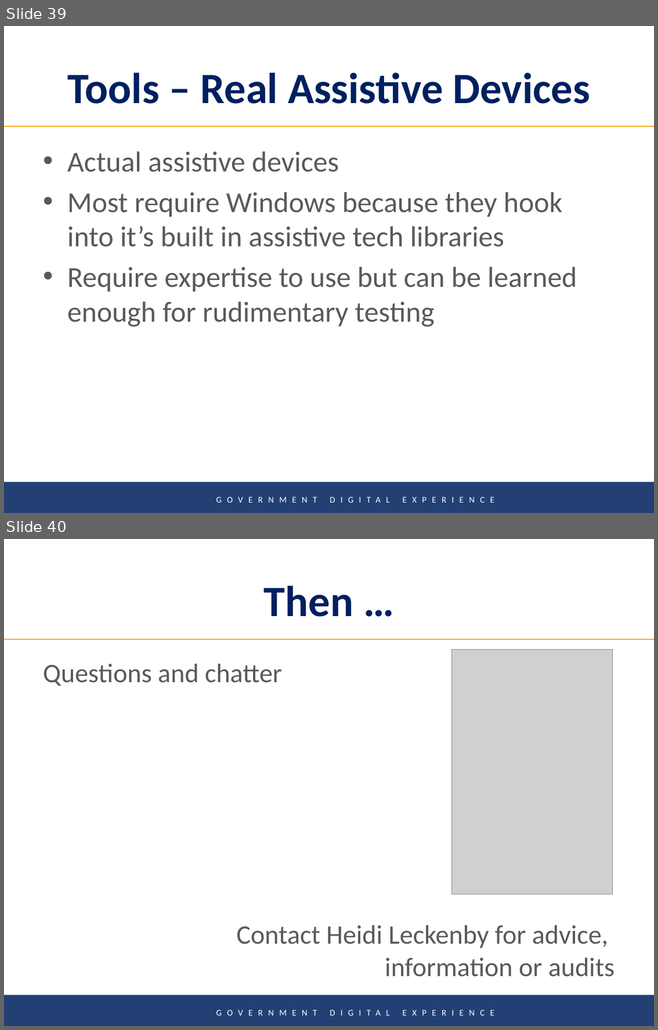
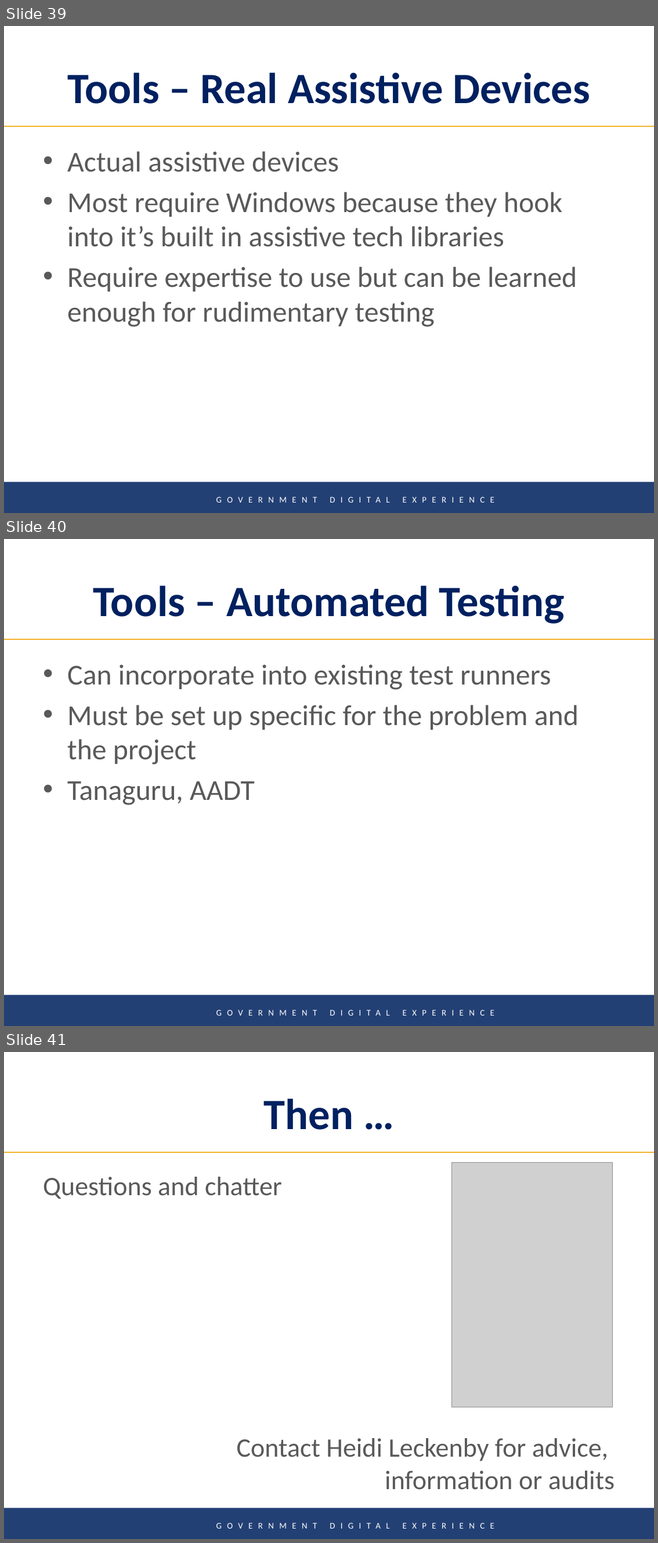
Before and after one commit to Gavin-McLeod/Accessibility-presentation, a slide deck: Digital Product Innovation in the Public Service-TRAN-hl.pptx. Shown one above the other, each under a label of ours: slides 39 and 40 before the commit, slides 39, 40 and 41 after it. The pictures are 658x1030 and 658x1543 pixels, drawn with LibreOffice and Linux fonts; fonts in the diff are those of the drawing; grey boxes stand for pictures; background and template pictures are left out. Boxes give left, top, right and bottom in pixels: in the first picture for what was removed or moved away, otherwise in the second. Text is boxed around its words. In the diff, an @@ line names an element or a change of style, - is before the commit and + after.

Commit message:
Activity in Gov - added mention of Secretariat Tools – Automated Testing - added this slide

```diff
--- a/Digital Product Innovation in the Public Service-TRAN-hl.pptx
+++ b/Digital Product Innovation in the Public Service-TRAN-hl.pptx
@@ slide 40 added at box(4, 539, 654, 1026), background #FFFFFF; not listed: 2 template elements that a slide beside it also shows @@
@@ title added at box(93, 585, 564, 624), 48 pt, text #002060, bold @@
+Tools – Automated Testing
@@ text added at box(67, 664, 578, 805), 32 pt, text #595959 @@
+• Can incorporate into existing test runners
+• Must be set up specific for the problem and the project
+• Tanaguru, AADT
@@ what was slide 40 is now slide 41 @@
```
Also in this commit, not shown: 2 slides changed.
